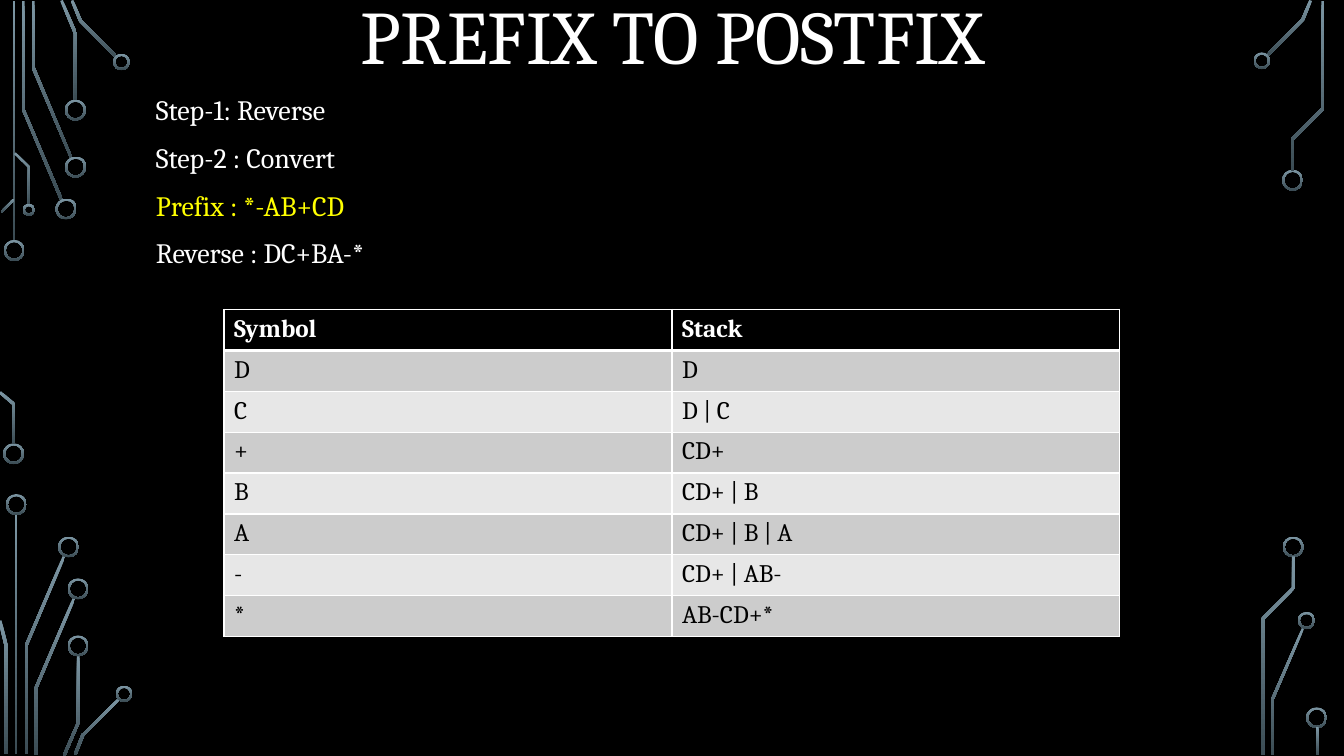
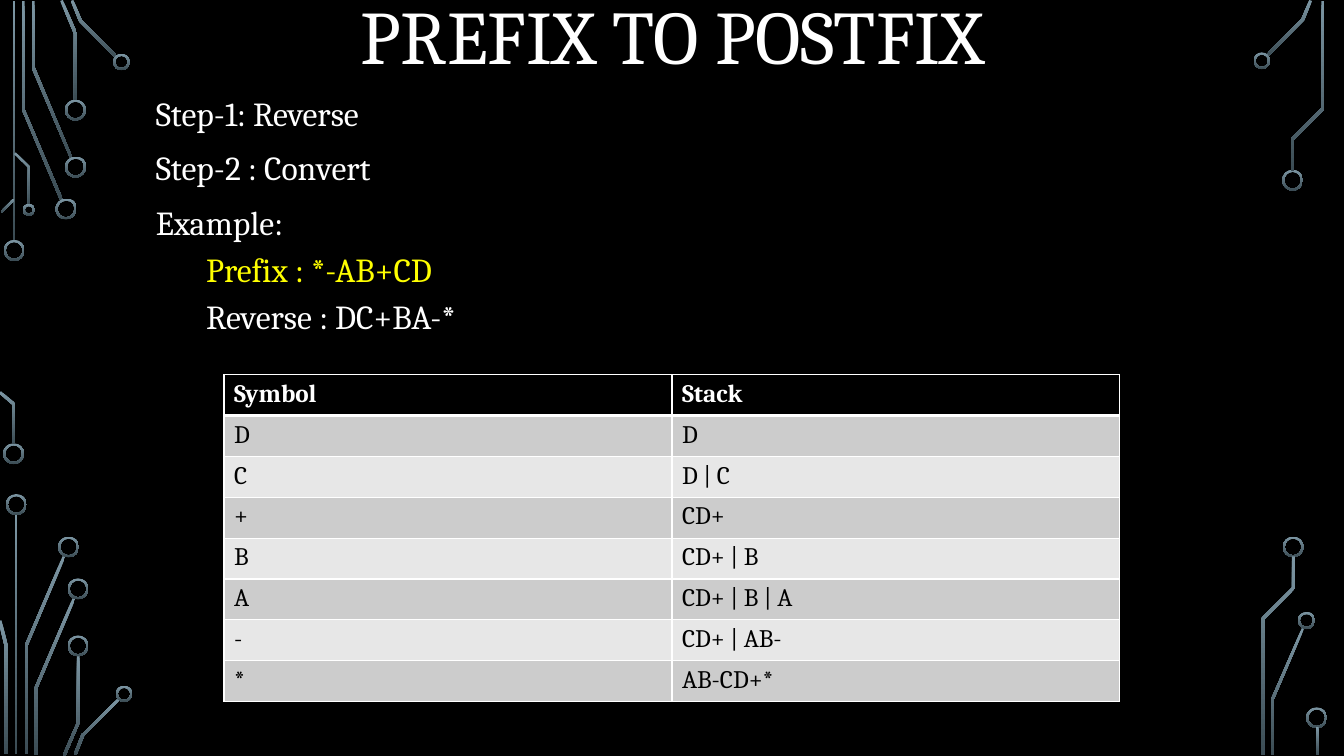
Before and after one commit to r0nY-0017/Public, a slide deck: slide 9 of Data structure.pptx. Drawn at 1344x756 pixels with LibreOffice and Linux fonts; fonts in the diff are those of the drawing; background and template pictures are left out. Boxes give left, top, right and bottom in pixels: in the first picture for what was removed or moved away, otherwise in the second. Text is boxed around its words. In the diff, an @@ line names an element or a change of style, - is before the commit and + after.

```diff
--- a/Data structure.pptx
+++ b/Data structure.pptx
@@ text at (x1=156, y1=103, x2=456, y2=330): size 20 to 24 pt in "Step-1: Reverse", "Step-2 : Convert", "Prefix : *-AB+CD", "Reverse : DC+BA-*"; list level 1 to 2 in "Prefix : *-AB+CD"; list level 1 to 2 in "Reverse : DC+BA-*" @@
@@ text at (x1=156, y1=211, x2=283, y2=242): paragraph added @@
+Example:
@@ table moved from (x1=224, y1=310, x2=1119, y2=636) to (x1=224, y1=375, x2=1119, y2=702) @@
```
Also in this commit, not shown: 6 other slides changed.
